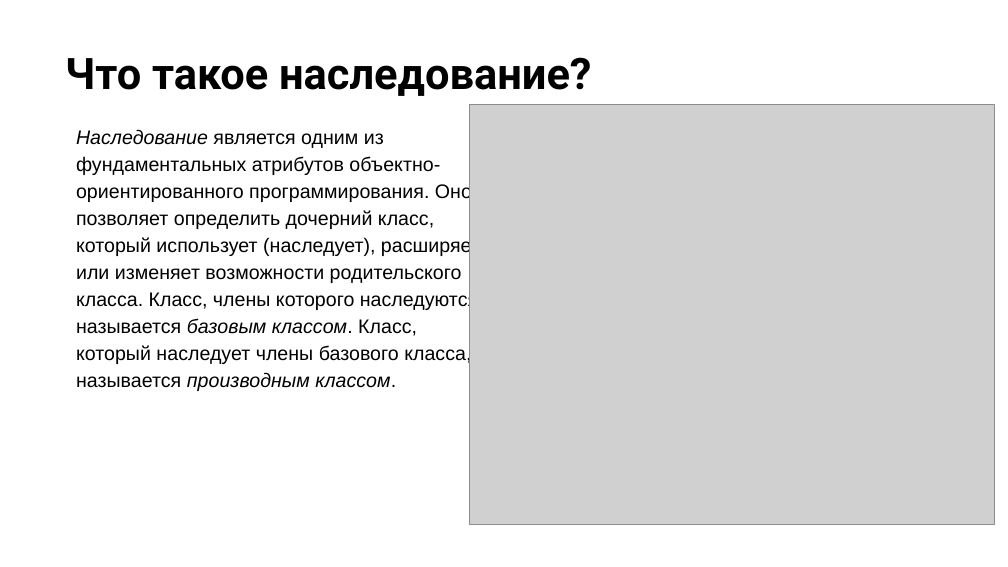
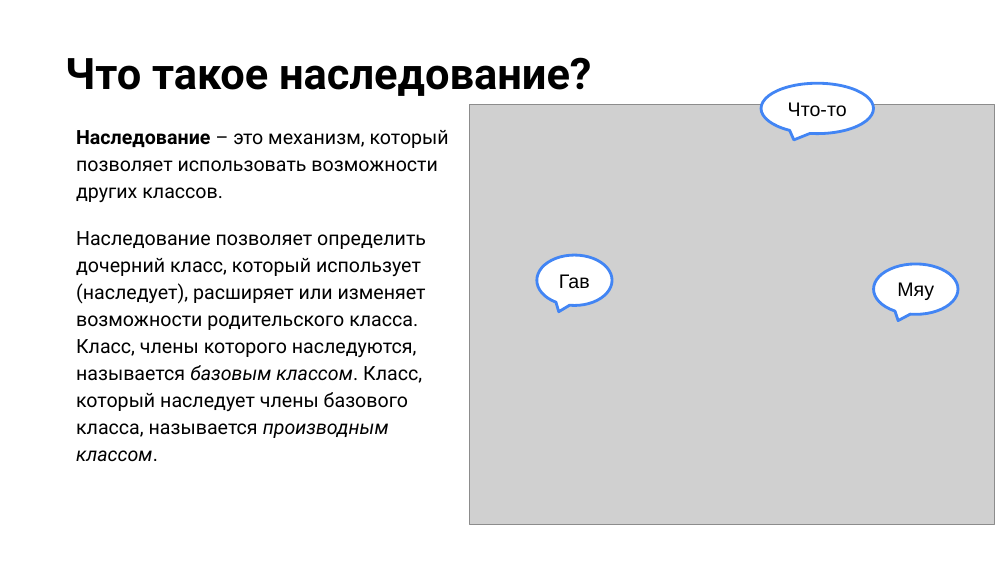
Before and after one commit to NilovPavel/OOP, a slide deck: slide 10 of ООП.pptx. Drawn at 1008x567 pixels with LibreOffice and Linux fonts; fonts in the diff are those of the drawing; grey boxes stand for pictures; background and template pictures are left out. Boxes give left, top, right and bottom in pixels: in the first picture for what was removed or moved away, otherwise in the second. Text is boxed around its words. In the diff, an @@ line names an element or a change of style, - is before the commit and + after.

```diff
--- a/ООП.pptx
+++ b/ООП.pptx
@@ speech bubble added at [761, 84, 874, 134], fill #FFFFFF, outline #4285F4 2 pt, 14 pt, text #000000 @@
+Что-то
@@ text at [76, 130, 449, 462]: text changed; font Arial to Roboto @@
-Наследование является одним из фундаментальных атрибутов объектно-ориентированного программирования. Оно позволяет определить дочерний класс, который использует (наследует), расширяет или изменяет возможности родительского класса. Класс, члены которого наследуются, называется базовым классом. Класс, который наследует члены базового класса, называется производным классом.
+Наследование – это механизм, который позволяет использовать возможности других классов.
+Наследование позволяет определить дочерний класс, который использует (наследует), расширяет или изменяет возможности родительского класса. Класс, члены которого наследуются, называется базовым классом. Класс, который наследует члены базового класса, называется производным классом.
@@ speech bubble added at [537, 255, 613, 305], fill #FFFFFF, outline #4285F4 2 pt, 14 pt, text #000000 @@
+Гав
@@ speech bubble added at [874, 264, 959, 314], fill #FFFFFF, outline #4285F4 2 pt, 14 pt, text #000000 @@
+Мяу
```
Also in this commit, not shown: 2 other slides changed, 4 slides added, 1 slide removed, 19 other files.
